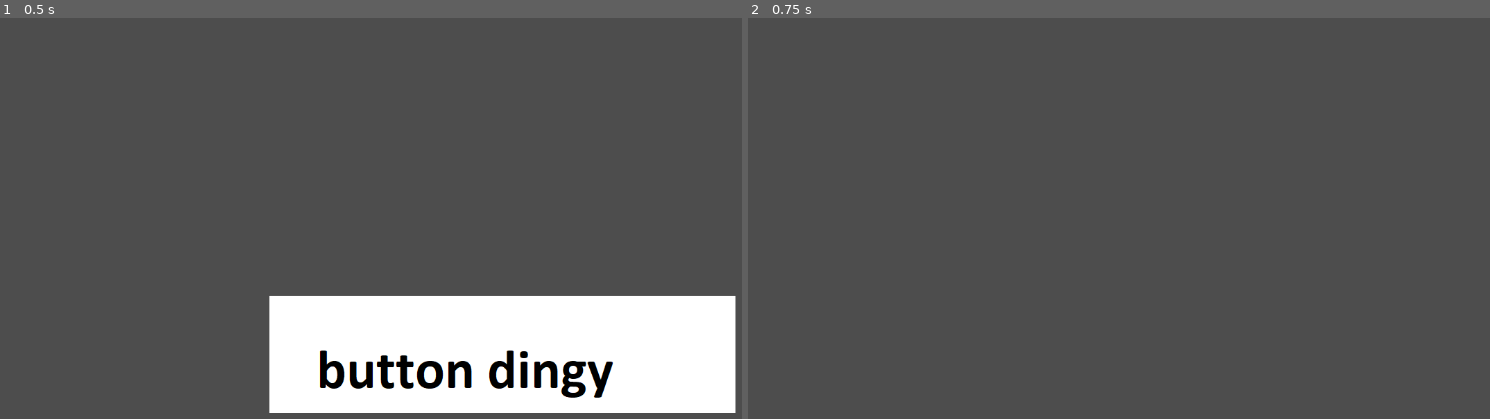
Above: before the commit, frames 1-2 (left to right).
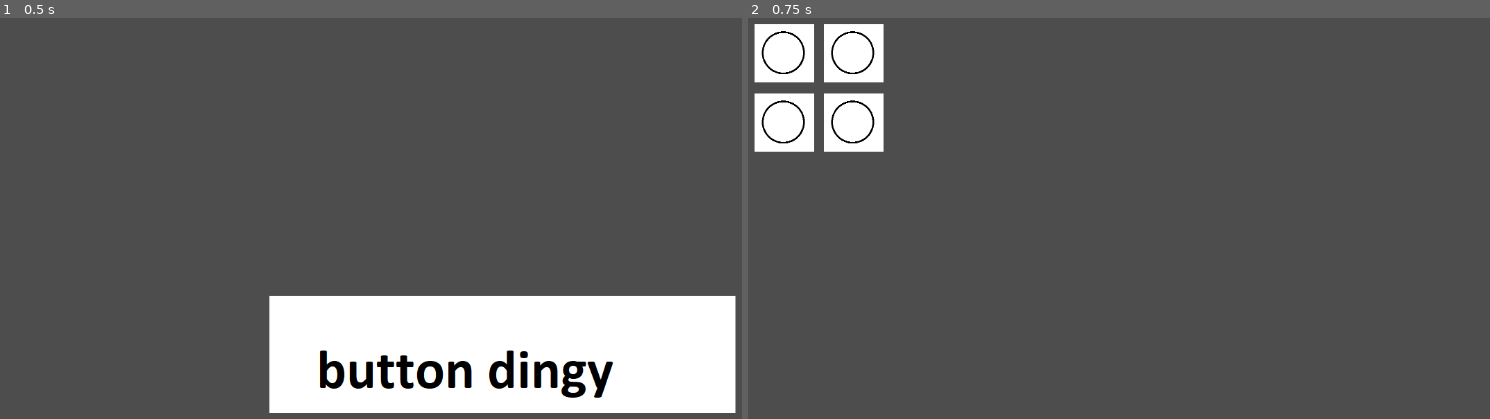
Above: after the commit, the same moments.

Repository: NodalGame/Nodal
Game: Godot game, scene res://mainscreen.tscn
The game is run twice, just before and just after one commit, with the same random seed, the same clock (stepped at 60 frames per second) and the same inputs.
Inputs (mouse positions are in pixels of both pictures, inside the frame that each line leads up to):
- Up to frame 1 (0.5 s): no input
- Up to frame 2 (0.75 s): click (1252, 354) at 0.5 s

Frame 1 is identical in both runs. In frame 2, 4.7% of the frame differs, in the area x 0-19%, y 1-34%.

Commit message:
WIP issue with intercepts

Diff:
--- a/nodalgodot/logic/load_puzzle.gd
+++ b/nodalgodot/logic/load_puzzle.gd
@@ -3,6 +3,7 @@
 
 # Preload the custom node
 var CustomNode2D = preload("res://logic/objects/node.gd")
+var custom_nodes: GameNode
 
 func _ready():
 	pass
@@ -19,3 +20,5 @@
 	add_child(node_1)
 	add_child(node_2)
 	add_child(node_3)
+
+	return [node_0, node_1, node_2, node_3]
--- /dev/null
+++ b/nodalgodot/logic/objects/line.gd
@@ -0,0 +1,54 @@
+extends Node2D
+
+var is_dragging = false
+var line = Line2D.new()
+var start_node = null
+
+
+func _ready():
+	add_child(line)
+	line.width = 4
+	line.default_color = Color(1, 0, 0)  # Red color
+
+func _input(event):
+	if event is InputEventMouseButton:
+		if event.button_index == MOUSE_BUTTON_LEFT and event.pressed:
+			# Check if a draggable node was clicked
+			var clicked_node = get_node_at_mouse_position(event.position)
+			if clicked_node:
+				start_drag(clicked_node)
+		elif event.button_index == MOUSE_BUTTON_LEFT and not event.pressed:
+			if is_dragging:
+				# Check if released over a draggable node
+				var released_node = get_node_at_mouse_position(event.position)
+				if released_node and released_node != start_node:
+					end_drag(released_node)
+				else:
+					cancel_drag()
+
+	elif event is InputEventMouseMotion and is_dragging:
+		# Update the line to follow the mouse cursor
+		line.points[1] = event.position
+
+func start_drag(node):
+	print("start drag")
+	start_node = node
+	is_dragging = true
+	line.points = [start_node.global_position, start_node.global_position]  # Start and end at the node
+	line.z_index = 1
+
+func end_drag(node):
+	print("end drag")
+	is_dragging = false
+	line.points[1] = node.global_position  # End the line at the second node's position
+
+func cancel_drag():
+	is_dragging = false
+	line.points = []  # Clear the line points
+
+func get_node_at_mouse_position(mouse_position):
+	for node in get_parent().custom_nodes:
+		if node.intercepts(mouse_position):
+			print("intercepts")
+			return node
+	return null
--- a/nodalgodot/logic/objects/node.gd
+++ b/nodalgodot/logic/objects/node.gd
@@ -1,8 +1,10 @@
 extends Node2D
+class_name GameNode
 
 # Class member variables for x and y coordinates
 var x: float
 var y: float
+var sprite: Sprite2D
 
 # Constructor
 func _init(init_x: float, init_y: float):
@@ -12,7 +14,7 @@
 	position = Vector2(x, y)
 
 	# Create a Sprite node and add it as a child of this node
-	var sprite = Sprite2D.new()
+	sprite = Sprite2D.new()
 	add_child(sprite)
 	# Optionally, set the texture of the sprite
 	sprite.texture = preload("res://sprite_imgs/EmptyNode.png")
@@ -22,6 +24,8 @@
 	sprite.centered = true
 	sprite.scale = Vector2(0.5, 0.5)
 	sprite.visible = true
+
+	add_to_group("puzzle_nodes")
 
 	print_coordinates()
 
@@ -37,3 +41,9 @@
 # Called every frame. 'delta' is the elapsed time since the previous frame.
 func _process(delta):
 	pass
+
+
+# Boolean returning if mouse intercepts the texture of the node
+func intercepts(mouse_position):
+	print("calling intercepts with mouse", mouse_position, "and sprite", sprite.get_rect())
+	return sprite.get_rect().has_point(mouse_position)
--- a/nodalgodot/puzzlescreen.gd
+++ b/nodalgodot/puzzlescreen.gd
@@ -1,16 +1,22 @@
 extends Node2D
 
 var load_puzzle = preload("res://logic/load_puzzle.gd")
+var lines = preload("res://logic/objects/line.gd")
+var custom_nodes
 
 # This will get a specific puzzle ID to load on each instantiation
 func _init():
-	pass
+	var line = lines.new()
+	add_child(line)
 
 
 # Called when the node enters the scene tree for the first time.
 func _ready():
 	print("readying puzzlescreen")
-	load_puzzle.new()._load_puzzle()
+	var puzzle = load_puzzle.new()
+
+	add_child(puzzle)
+	custom_nodes = puzzle._load_puzzle()
 
 
 # Called every frame. 'delta' is the elapsed time since the previous frame.
